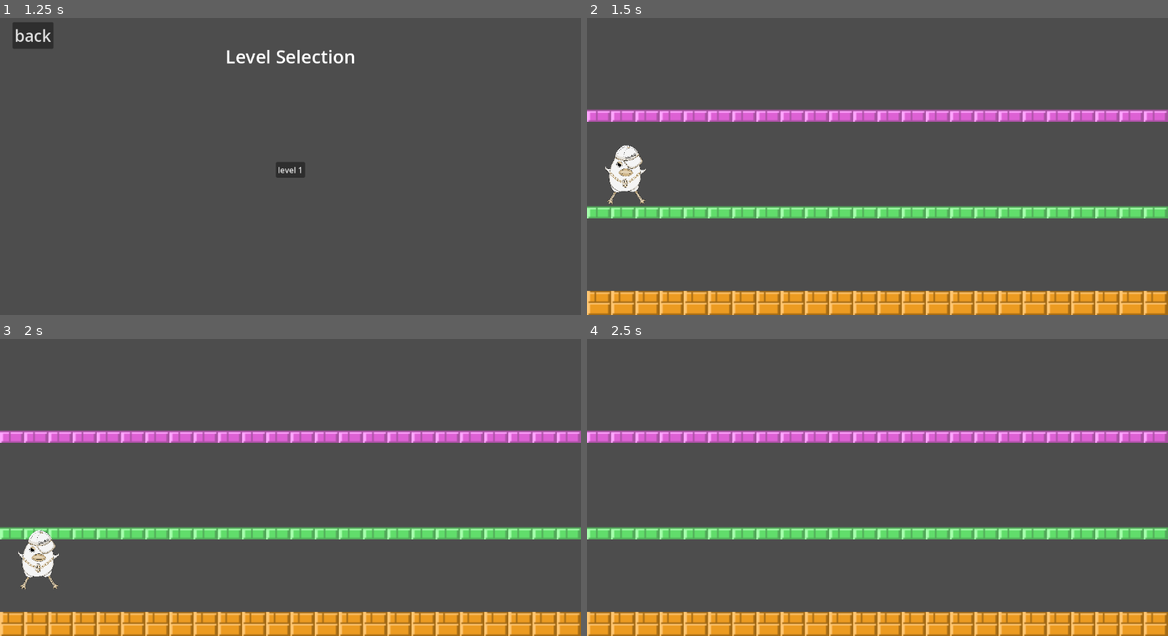
Above: before the commit, frames 1-4 (two rows, left to right).
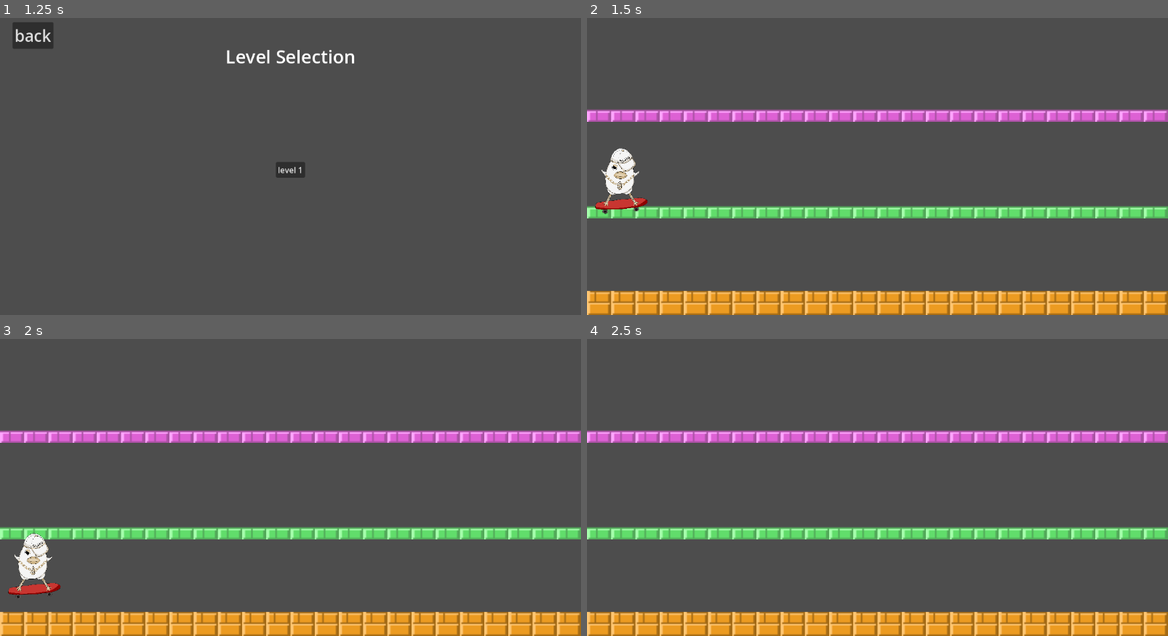
Above: after the commit, the same moments.

Repository: biarog/SwagChickenSkate
Game: Godot game, scene res://main.tscn
Two runs of this game, one before a commit and one after it. Both use one fixed random seed, a clock stepped at 60 frames per second and the inputs below.
Inputs (mouse positions are in pixels of both pictures, inside the frame that each line leads up to):
- Up to frame 1 (1.25 s): click "Start!" at 0.5 s
- Up to frame 2 (1.5 s): click "level 1" at 1.25 s
- Up to frame 3 (2 s): no input
- Up to frame 4 (2.5 s): move the mouse to (1005, 457) at 2.02 s; hold Up (ui_up) from 2.03 s (still down)

Frame 1 is identical in both runs. In frame 2, 1.0% of the frame differs, in the area x 1-11%, y 42-67%; in frame 3, 0.9%; in frame 4, nothing differs.

Commit message:
player update

Diff:
--- a/Character/player.tscn
+++ b/Character/player.tscn
@@ -1,6 +1,6 @@
 [gd_scene load_steps=3 format=3 uid="uid://cgo2avomkgy6e"]
 
-[ext_resource type="Texture2D" uid="uid://7w1j0h653a01" path="res://Arts/SWAG CHICKEN EGG WOW.png" id="1_hrhoh"]
+[ext_resource type="Texture2D" uid="uid://c0edhw7sviwr8" path="res://Arts/SWAG CHICKEN SKATE.png" id="1_8avw4"]
 
 [sub_resource type="CapsuleShape2D" id="CapsuleShape2D_3sg5o"]
 radius = 80.0
@@ -13,7 +13,7 @@
 [node name="Collision" type="CollisionShape2D" parent="."]
 shape = SubResource("CapsuleShape2D_3sg5o")
 
-[node name="SwagChickenEggWow2" type="Sprite2D" parent="."]
-position = Vector2(-5, 18)
-scale = Vector2(0.137891, 0.13431)
-texture = ExtResource("1_hrhoh")
+[node name="SwagChickenSkate" type="Sprite2D" parent="."]
+position = Vector2(-6, 18)
+scale = Vector2(0.126302, 0.131836)
+texture = ExtResource("1_8avw4")
--- a/levels/cenas/level_1.tscn
+++ b/levels/cenas/level_1.tscn
@@ -23,5 +23,5 @@
 layer_0/tile_data = PackedInt32Array(851968, 0, 0, 851969, 0, 0, 851970, 0, 0, 851971, 0, 0, 851972, 0, 0, 851973, 0, 0 …(1107 unchanged characters)…
 
 [node name="Player" parent="." instance=ExtResource("2_igi8q")]
-position = Vector2(78, 365)
+position = Vector2(68, 370)
 script = ExtResource("3_r1u40")
